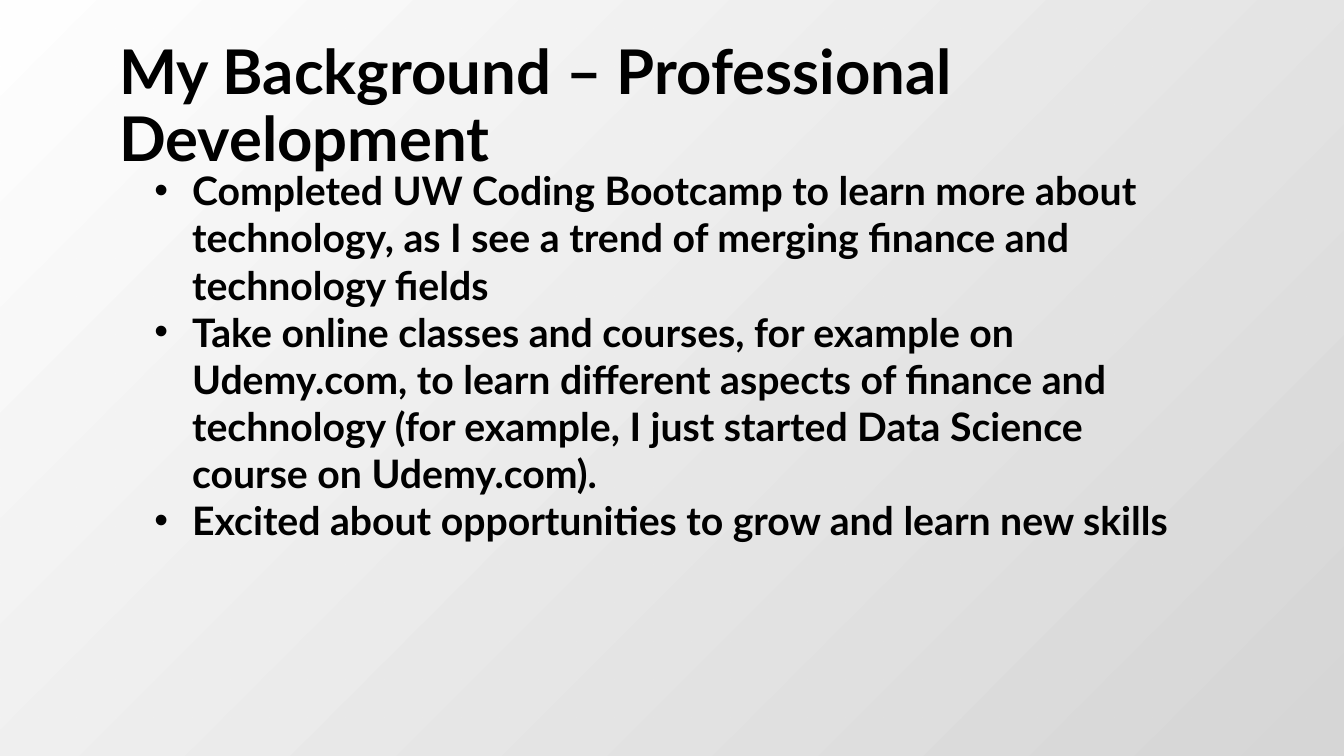
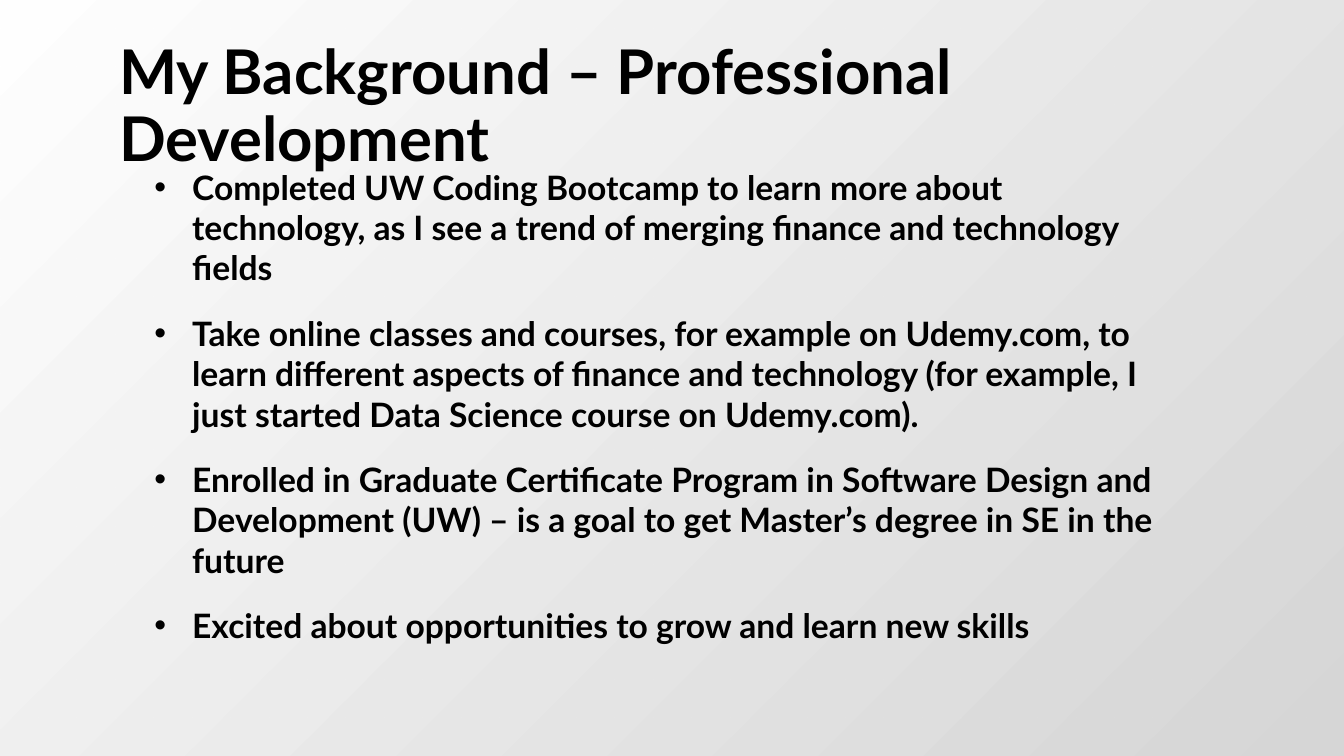
Before and after one commit to vias2019/portfolio, a slide deck: slide 8 of images/AboutMe.pptx. Drawn at 1344x756 pixels with LibreOffice and Linux fonts; fonts in the diff are those of the drawing; background and template pictures are left out. Boxes give left, top, right and bottom in pixels: in the first picture for what was removed or moved away, otherwise in the second. Text is boxed around its words. In the diff, an @@ line names an element or a change of style, - is before the commit and + after.

Commit message:
Updated About Me PP

```diff
--- a/images/AboutMe.pptx
+++ b/images/AboutMe.pptx
@@ text at (x1=192, y1=171, x2=1137, y2=644): size 28 to 24 pt in "Completed UW Coding Bootcamp to learn more ...", "Take online classes and courses, for example ...", "Excited about opportunities to grow and learn ..."; more space between paragraphs @@
@@ text at (x1=192, y1=467, x2=1152, y2=574): paragraph added @@
+• Enrolled in Graduate Certificate Program in Software Design and Development (UW) – is a goal to get Master’s degree in SE in the future
```
Also in this commit, not shown: 6 other slides changed.
